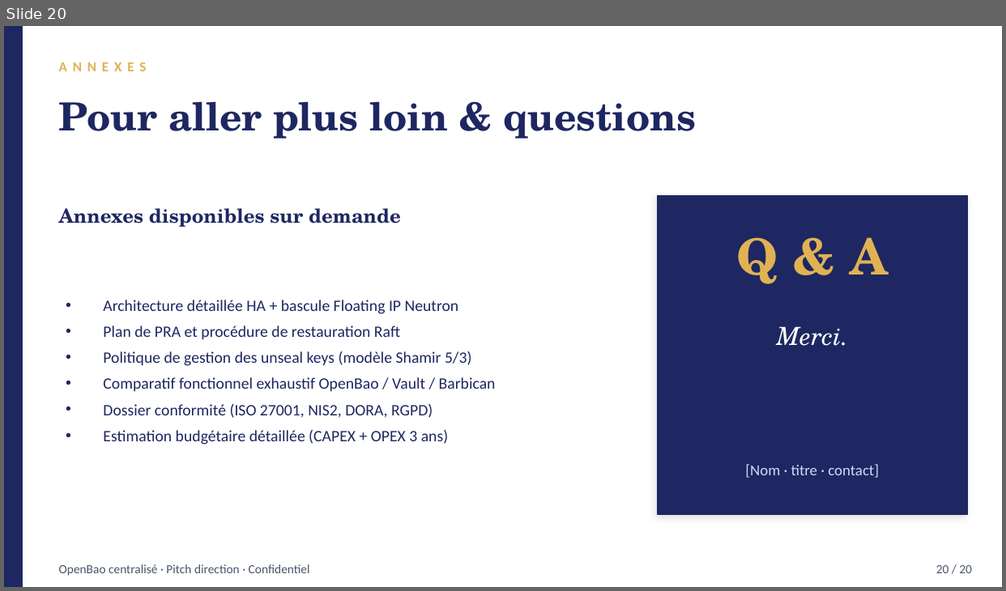
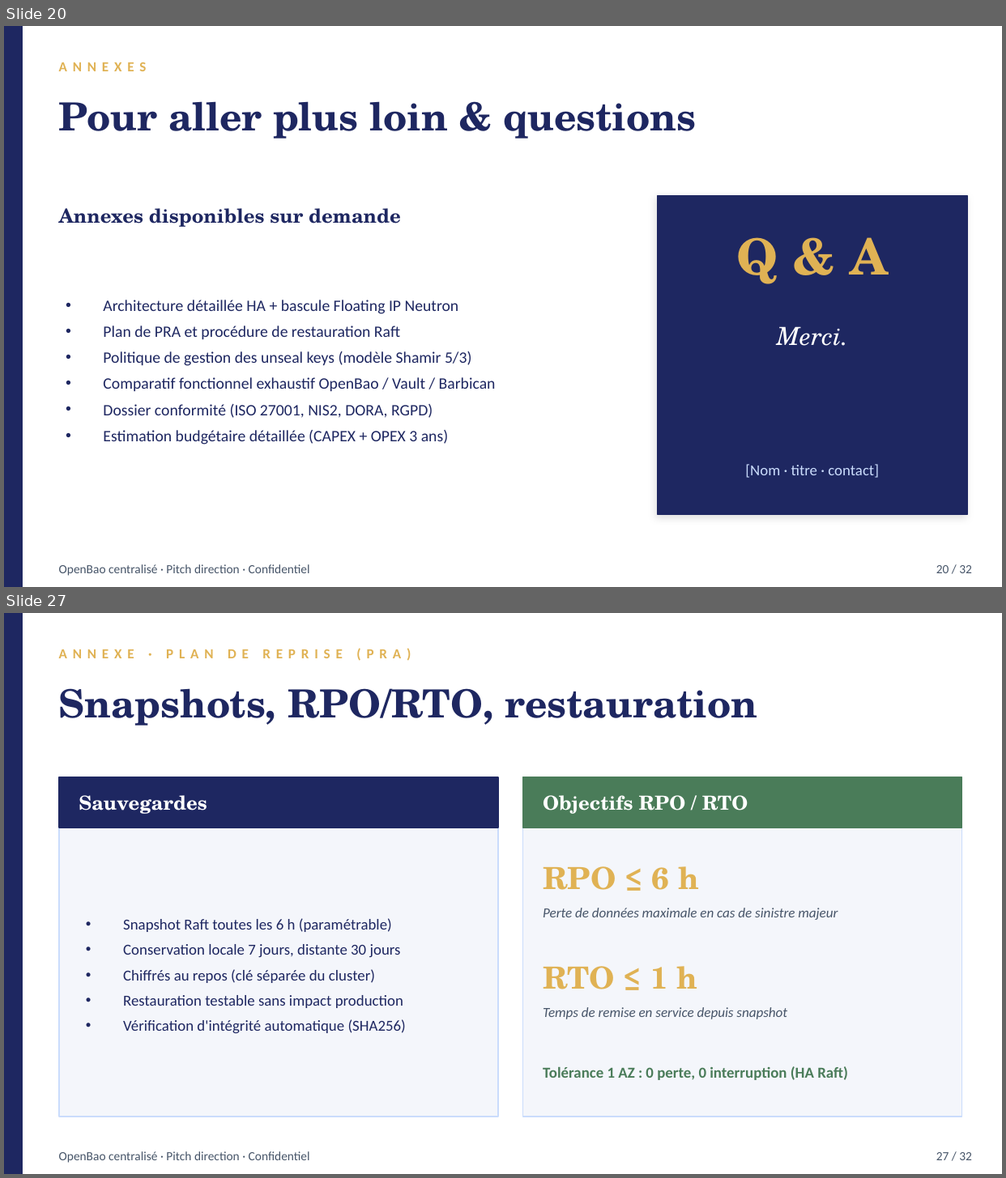
Before and after one commit to massinissa-boutrig/OpenBao, a slide deck: OpenBao-vs-Barbican.pptx. Shown one above the other, each under a label of ours: slide 20 before the commit, slides 20 and 27 after it; the slides between them are not shown. The pictures are 1006x591 and 1006x1178 pixels, drawn with LibreOffice and Linux fonts; fonts in the diff are those of the drawing. Boxes give left, top, right and bottom in pixels: in the first picture for what was removed or moved away, otherwise in the second. Text is boxed around its words. In the diff, an @@ line names an element or a change of style, - is before the commit and + after.

```diff
--- a/OpenBao-vs-Barbican.pptx
+++ b/OpenBao-vs-Barbican.pptx
@@ slide 27 added at (4, 613, 1002, 1174), background #FFFFFF @@
@@ rectangle added at (4, 613, 22, 1174), fill #1E2761, outline #1E2761 1 pt @@
@@ text added at (59, 648, 411, 661), 10 pt, text #E0B254, bold @@
+ANNEXE · PLAN DE REPRISE (PRA)
@@ text added at (59, 688, 757, 726), 28 pt, text #1E2761, bold @@
+Snapshots, RPO/RTO, restauration
@@ rectangle added at (59, 777, 498, 1117), fill #F4F6FB, outline #CADCFC 1 pt @@
@@ rectangle added at (59, 777, 498, 828), fill #1E2761, outline #1E2761 1 pt @@
@@ rectangle added at (523, 777, 962, 1117), fill #F4F6FB, outline #CADCFC 1 pt @@
@@ rectangle added at (523, 777, 962, 828), fill #4A7C59, outline #4A7C59 1 pt @@
@@ text added at (79, 795, 206, 814), 14 pt, text #FFFFFF, bold @@
+Sauvegardes
@@ text added at (543, 795, 748, 814), 14 pt, text #FFFFFF, bold @@
+Objectifs RPO / RTO
@@ text added at (543, 867, 699, 890), 22 pt, text #E0B254, bold @@
+RPO ≤ 6 h
@@ text added at (123, 918, 406, 1034), 11 pt, text #1E2761 @@
+• Snapshot Raft toutes les 6 h (paramétrable)
+• Conservation locale 7 jours, distante 30 jours
+• Chiffrés au repos (clé séparée du cluster)
+• Restauration testable sans impact production
+• Vérification d'intégrité automatique (SHA256)
@@ text added at (543, 908, 837, 920), 10 pt, text #475569, italic @@
+Perte de données maximale en cas de sinistre majeur
@@ text added at (543, 966, 698, 990), 22 pt, text #E0B254, bold @@
+RTO ≤ 1 h
@@ text added at (543, 1007, 787, 1020), 10 pt, text #475569, italic @@
+Temps de remise en service depuis snapshot
@@ text added at (543, 1067, 848, 1080), 11 pt, text #4A7C59, bold @@
+Tolérance 1 AZ : 0 perte, 0 interruption (HA Raft)
@@ text added at (59, 1152, 310, 1163), 9 pt, text #475569 @@
+OpenBao centralisé · Pitch direction · Confidentiel
@@ text added at (936, 1152, 972, 1161), 9 pt, text #475569 @@
+27 / 32
@@ slide 20 changed as well @@
@@ text at (936, 565, 972, 574): text changed @@
-20 / 20
+20 / 32
```
Also in this commit, not shown: 18 other slides changed, 11 other slides added.
